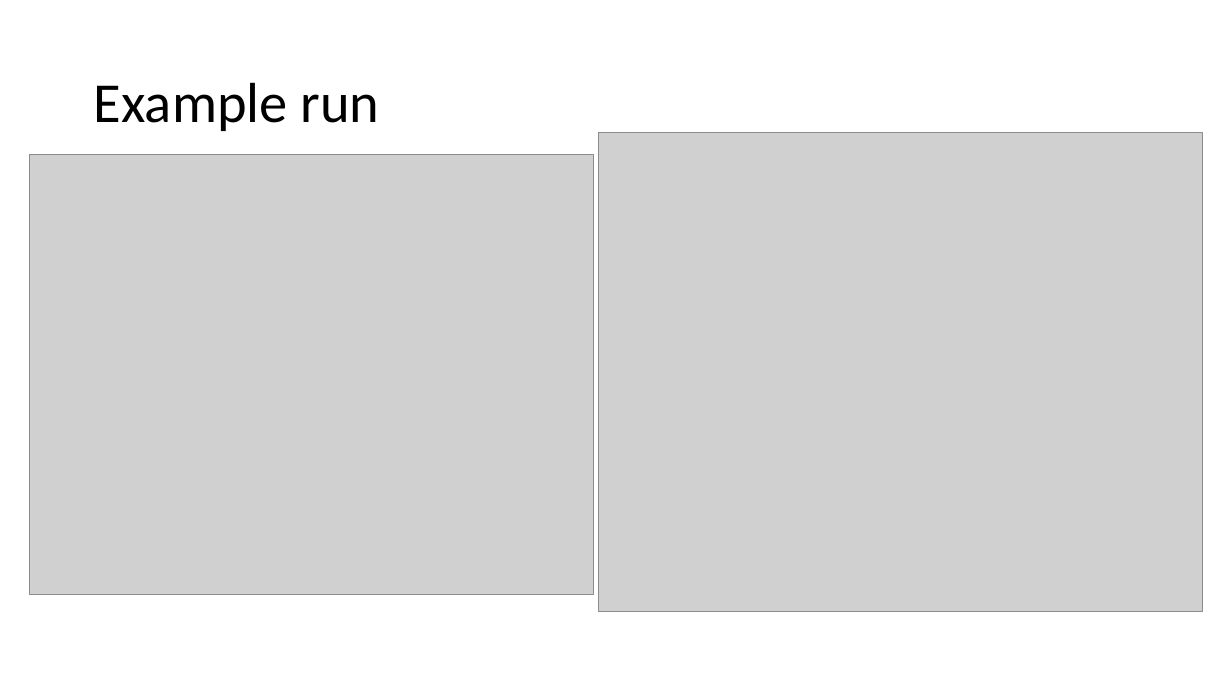
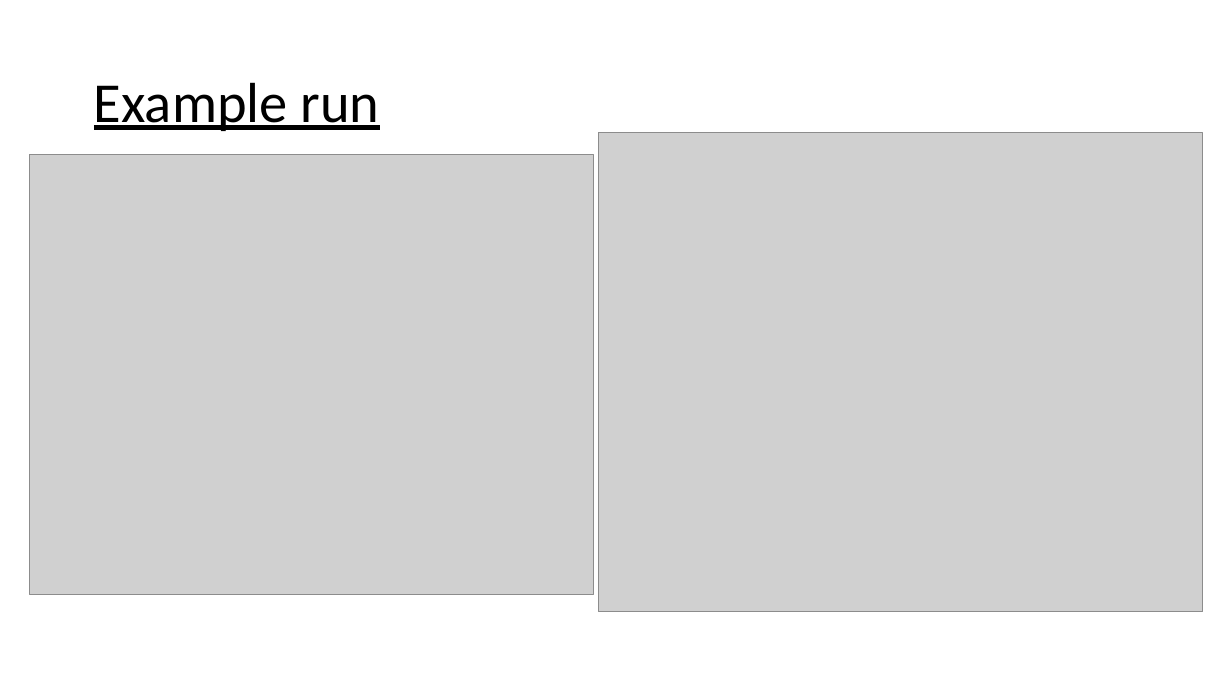
Before and after one commit to david-f-amorim/Simulating-THG-of-few-femtosecond-pulses-in-a-noble-gas-, a slide deck: slide 7 of presentations/DESY - Updates Week 1&2.pptx (slide 10 before the commit). Drawn at 1232x693 pixels with LibreOffice and Linux fonts; fonts in the diff are those of the drawing; grey boxes stand for pictures. Boxes give left, top, right and bottom in pixels: in the first picture for what was removed or moved away, otherwise in the second. Text is boxed around its words. In the diff, an @@ line names an element or a change of style, - is before the commit and + after.

```diff
--- a/presentations/DESY - Updates Week 1&2.pptx
+++ b/presentations/DESY - Updates Week 1&2.pptx
@@ title "Example run" at <box>94,82,379,131</box>: underline on @@
```
Also in this commit, not shown: 11 other slides changed, 4 slides added, 4 slides removed, 2 other files.
